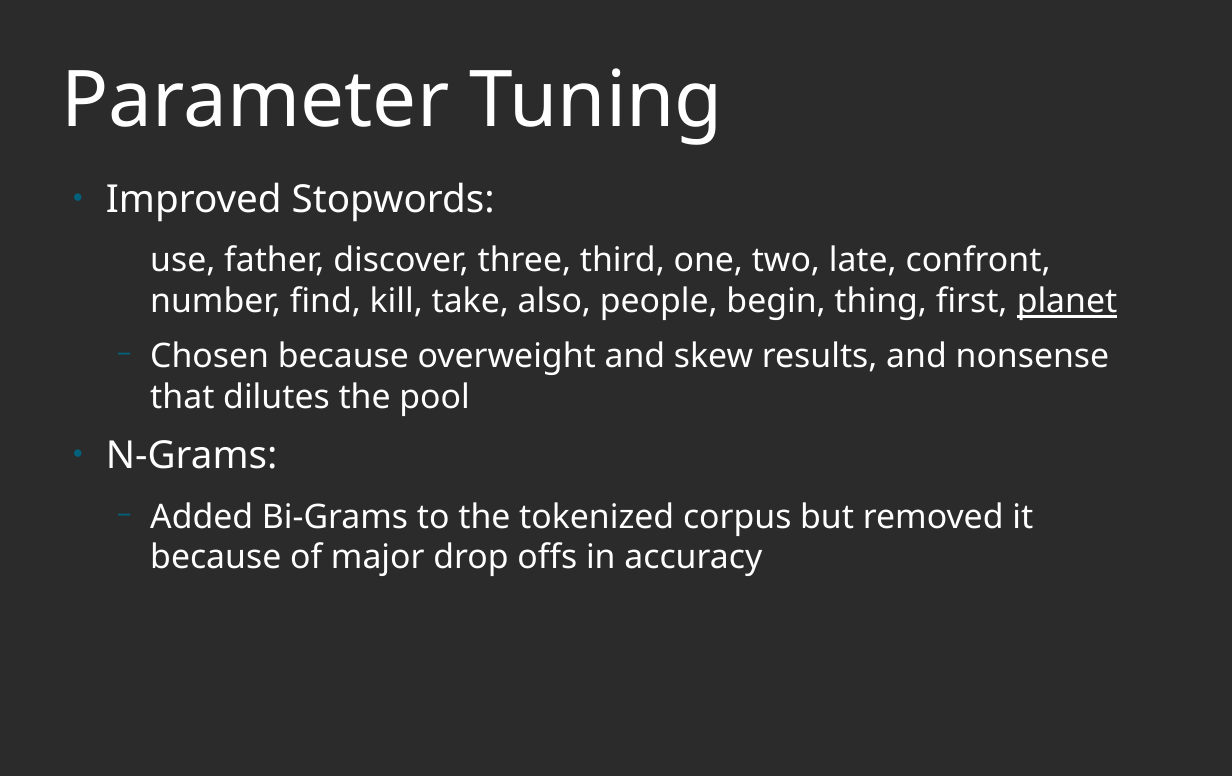
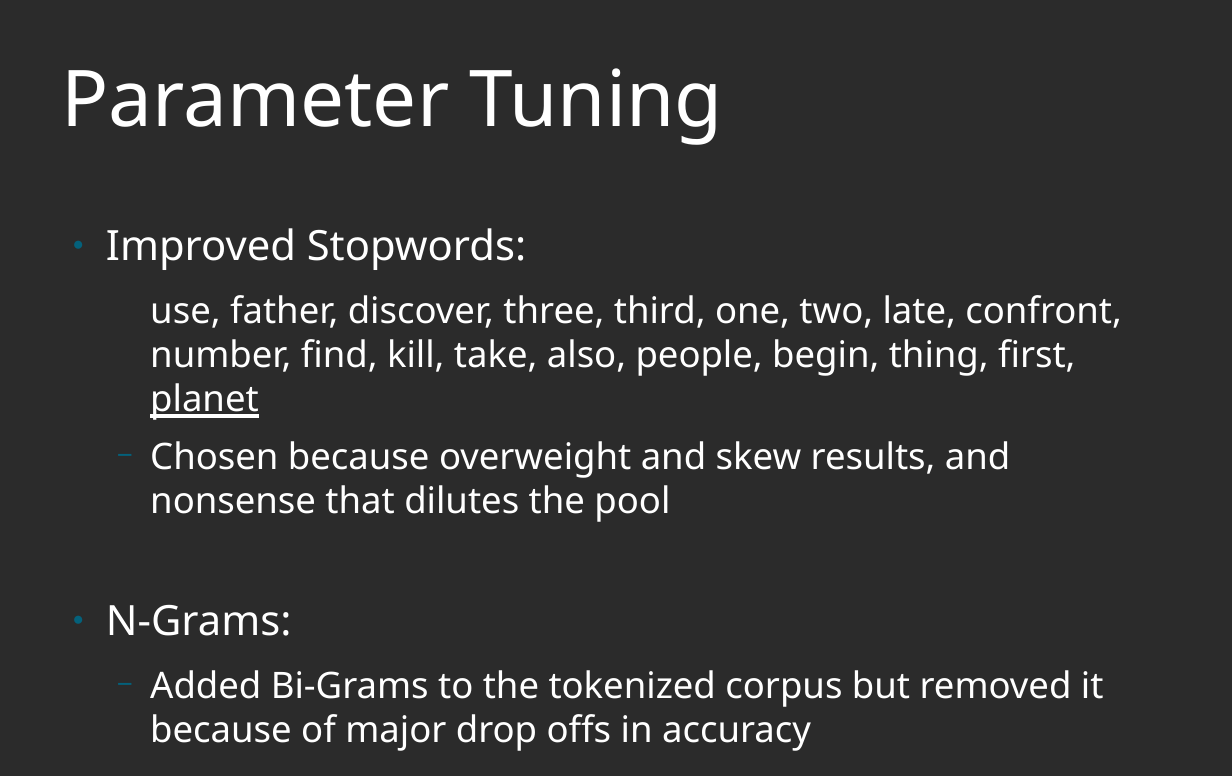
Before and after one commit to gr8willi35/DSI_CS3, a slide deck: slide 6 of Book Summary NLP Presentation.odp (slide 8 before the commit). Drawn at 1232x776 pixels with LibreOffice and Linux fonts; fonts in the diff are those of the drawing; background and template pictures are left out; a plain dark background stands for a picture behind light text. Boxes give left, top, right and bottom in pixels: in the first picture for what was removed or moved away, otherwise in the second. Text is boxed around its words. In the diff, an @@ line names an element or a change of style, - is before the commit and + after.

```diff
--- a/Book Summary NLP Presentation.odp
+++ b/Book Summary NLP Presentation.odp
@@ text "Improved Stopwords:": place and size @@
-text "Improved Stopwords:" at box(106, 182, 1118, 576)
+text "Improved Stopwords:" at box(106, 228, 1122, 751)
@@ text "Improved Stopwords:" at box(106, 228, 1122, 751): size 29.6 to 32 pt in "Improved Stopwords:", "N-Grams:"; size 25.9 to 28 pt @@
```
Also in this commit, not shown: 6 other slides changed, 1 slide added, 5 slides removed, 18 other files.
